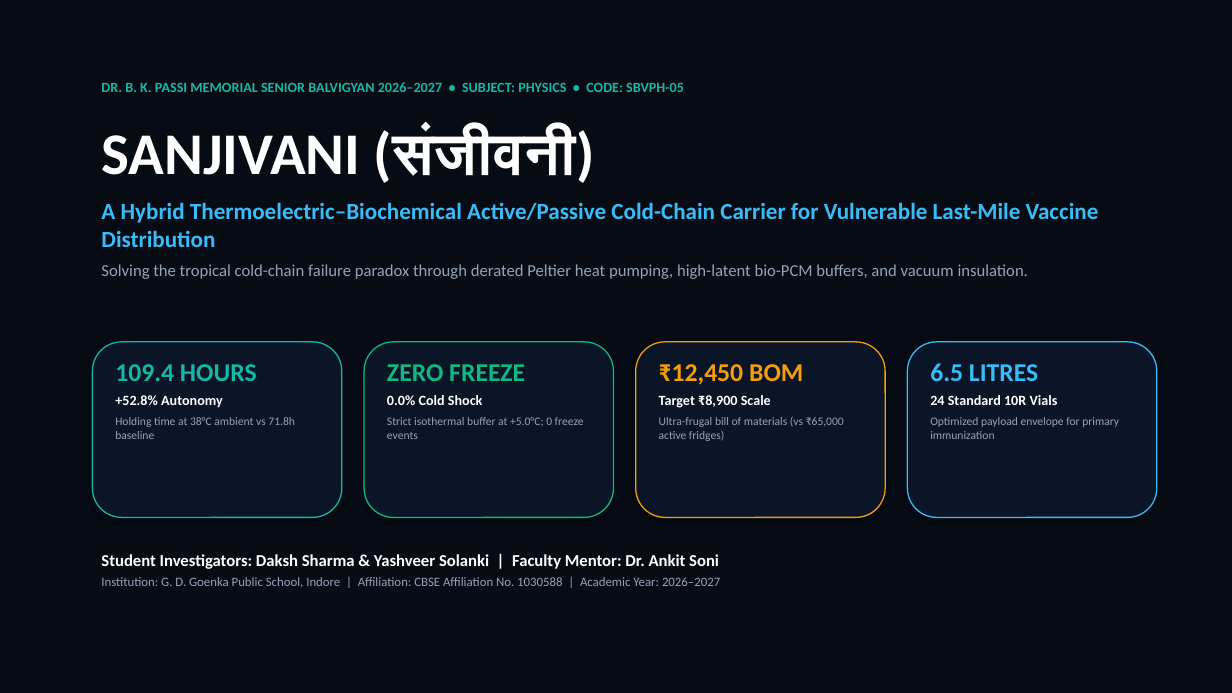
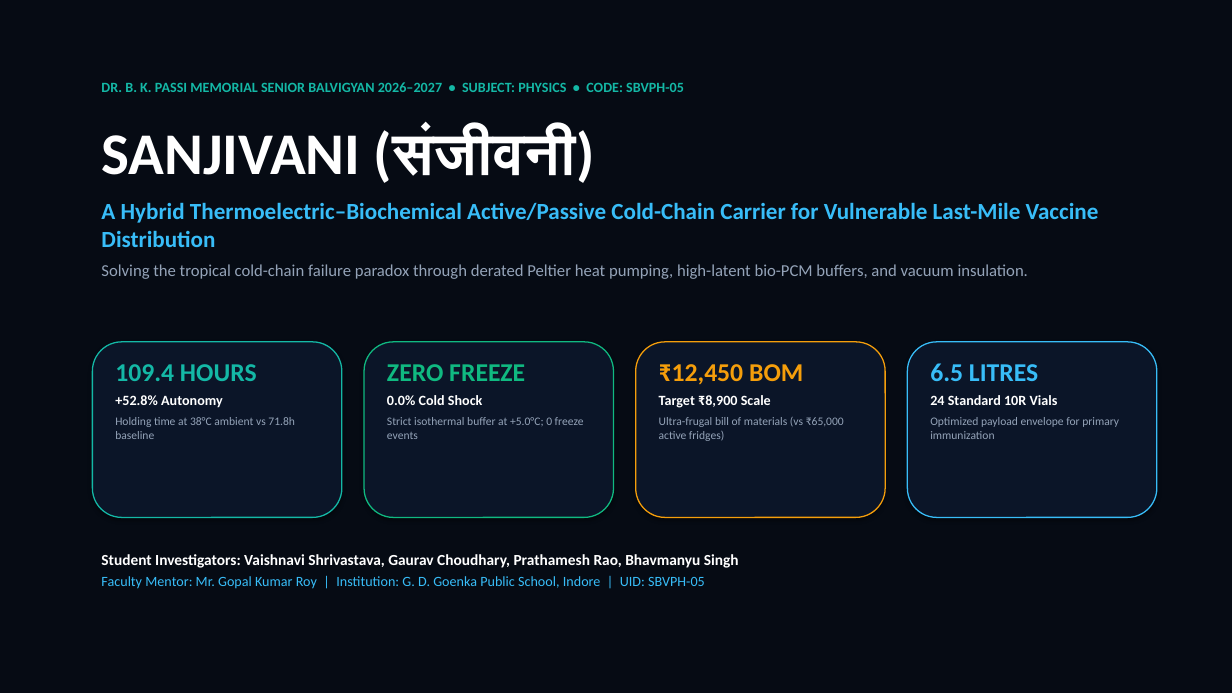
Before and after one commit to vividhedu-hash/Sanjivani, a slide deck: slide 1 of SANJIVANI_Balvigyan_Keynote_Presentation.pptx. Drawn at 1232x693 pixels with LibreOffice and Linux fonts; fonts in the diff are those of the drawing. Boxes give left, top, right and bottom in pixels: in the first picture for what was removed or moved away, otherwise in the second. Text is boxed around its words. In the diff, an @@ line names an element or a change of style, - is before the commit and + after.

Commit message:
docs: sync team investigators and faculty mentor credentials across keynote presentation deck

```diff
--- a/SANJIVANI_Balvigyan_Keynote_Presentation.pptx
+++ b/SANJIVANI_Balvigyan_Keynote_Presentation.pptx
@@ text at <box>101,554,739,589</box>: text changed; size 10 to 12 pt; text colour #94A3B8 to #FFFFFF; bold on @@
-Student Investigators: Daksh Sharma & Yashveer Solanki | Faculty Mentor: Dr. Ankit Soni
-Institution: G. D. Goenka Public School, Indore | Affiliation: CBSE Affiliation No. 1030588 | Academic Year: 2026–2027
+Student Investigators: Vaishnavi Shrivastava, Gaurav Choudhary, Prathamesh Rao, Bhavmanyu Singh
+Faculty Mentor: Mr. Gopal Kumar Roy | Institution: G. D. Goenka Public School, Indore | UID: SBVPH-05
```
Also in this commit, not shown: 1 other slide changed, 2 other files.
